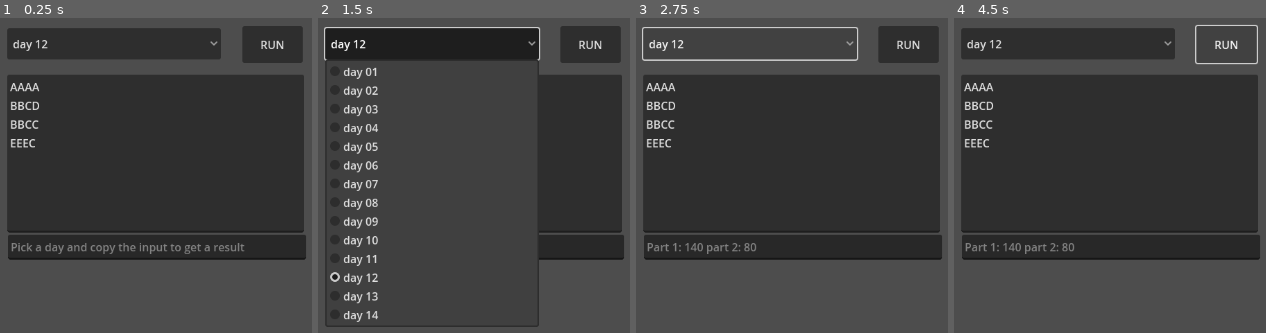
Above: before the commit, frames 1-4 (left to right).
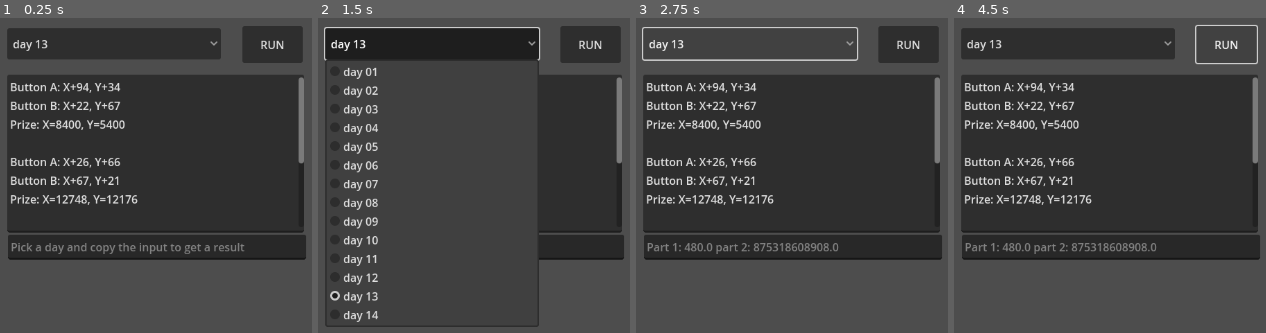
Above: after the commit, the same moments.

Repository: jacopofar/advent2024-godot
Game: Godot game, scene res://day_selector.tscn
Two runs of this game, one before a commit and one after it. Both use one fixed random seed, a clock stepped at 60 frames per second and the inputs below.
Inputs:
- Up to frame 1 (0.25 s): no input
- Up to frame 2 (1.5 s): click "RUN" at 0.5 s; click "day 12" (after the commit: "day 13") at 1.25 s
- Up to frame 3 (2.75 s): click "day 12" (after the commit: "day 13") at 2 s
- Up to frame 4 (4.5 s): click "RUN" at 2.75 s; click "day 12" (after the commit: "day 13") at 3.5 s; click "RUN" at 4.25 s

The runs differ from the first frame. In frame 1, 3.7% of the frame differs, in the area x 3-98%, y 7-60%; in frame 2, 0.7%; in frame 3, 4.3%, in the area x 3-98%, y 7-75%; in frame 4, 4.3%.

Commit message:
Add day 13

Diff:
--- /dev/null
+++ b/day13.tscn
@@ -0,0 +1,6 @@
+[gd_scene load_steps=2 format=3 uid="uid://ybrjr415uuyv"]
+
+[ext_resource type="Script" uid="uid://bd0eawwuuyvx5" path="res://day_13.gd" id="1_mxn4n"]
+
+[node name="Day13" type="Node2D"]
+script = ExtResource("1_mxn4n")
--- /dev/null
+++ b/day_13.gd
@@ -0,0 +1,74 @@
+extends Node2D
+
+func best_presses(bax: float, bay: float, bbx: float, bby: float, px: float, py: float) -> Array:
+	var press_b = (bay * px - py * bax) / (bay * bbx - bby * bax)
+	var press_a = (px - press_b * bbx) / bax
+	return [press_a, press_b]
+
+func solve(input: String) -> void:
+	var claw_machines = []
+	var new_machine = []
+	var regex_two_nums = RegEx.new()
+	regex_two_nums.compile(r"[^0-9]+(\d+)[^0-9]+(\d+)")
+	for row in input.split("\n", false):
+		if row.find("Button A:") == 0 and len(new_machine) == 0:
+			var matches = regex_two_nums.search(row)
+			new_machine.append(int(matches.get_string(1)))
+			new_machine.append(int(matches.get_string(2)))
+		elif row.find("Button B:") == 0 and len(new_machine) == 2:
+			var matches = regex_two_nums.search(row)
+			new_machine.append(int(matches.get_string(1)))
+			new_machine.append(int(matches.get_string(2)))
+		elif row.find("Prize:") == 0 and len(new_machine) == 4:
+			var matches = regex_two_nums.search(row)
+			new_machine.append(int(matches.get_string(1)))
+			new_machine.append(int(matches.get_string(2)))
+			claw_machines.append(new_machine)
+			new_machine = []
+		else:
+			assert(false, "Something wrong with the input: " + row)
+	var tot1 = 0
+
+	for cm in claw_machines:
+		var bax = cm[0]
+		var bay = cm[1]
+		var bbx = cm[2]
+		var bby = cm[3]
+		var px = cm[4]
+		var py = cm[5]
+
+		var possible_win = best_presses(bax, bay, bbx, bby, px, py)
+		if possible_win[0] > 100 or possible_win[1] > 100:
+			continue
+		if possible_win[0] < 0 or possible_win[1] < 0:
+			continue
+		# non integer solutions!
+		if possible_win[0] != int(possible_win[0]):
+			continue
+		if possible_win[1] != int(possible_win[1]):
+			continue
+		tot1 += possible_win[0] * 3 + possible_win[1]
+	# copy paste because I'm lazy!
+	var tot2 = 0
+	for cm in claw_machines:
+		var bax = cm[0]
+		var bay = cm[1]
+		var bbx = cm[2]
+		var bby = cm[3]
+		var px = cm[4]
+		var py = cm[5]
+		px += 10000000000000
+		py += 10000000000000
+
+		var possible_win = best_presses(bax, bay, bbx, bby, px, py)
+		if possible_win[0] < 0 or possible_win[1] < 0:
+			continue
+		# non integer solutions!
+		if possible_win[0] != int(possible_win[0]):
+			continue
+		if possible_win[1] != int(possible_win[1]):
+			continue
+		print(cm, possible_win)
+		tot2 += possible_win[0] * 3 + possible_win[1]
+
+	get_parent().set_solution("Part 1: {0} part 2: {1}".format([tot1, tot2]))
--- a/day_selector.tscn
+++ b/day_selector.tscn
@@ -10,11 +10,21 @@
 offset_top = 89.0
 offset_right = 512.0
 offset_bottom = 317.0
-text = "AAAA
-BBCD
-BBCC
-EEEC
-"
+text = "Button A: X+94, Y+34
+Button B: X+22, Y+67
+Prize: X=8400, Y=5400
+
+Button A: X+26, Y+66
+Button B: X+67, Y+21
+Prize: X=12748, Y=12176
+
+Button A: X+17, Y+86
+Button B: X+84, Y+37
+Prize: X=7870, Y=6450
+
+Button A: X+69, Y+23
+Button B: X+27, Y+71
+Prize: X=18641, Y=10279"
 placeholder_text = "got a problem?"
 
 [node name="DaySelector" type="OptionButton" parent="."]
@@ -22,7 +32,7 @@
 offset_top = 22.0
 offset_right = 392.0
 offset_bottom = 67.0
-selected = 11
+selected = 12
 item_count = 14
 popup/item_0/text = "day 01"
 popup/item_0/id = 0
Not shown, added: day_13.gd.uid
Not shown, changed: README.md
